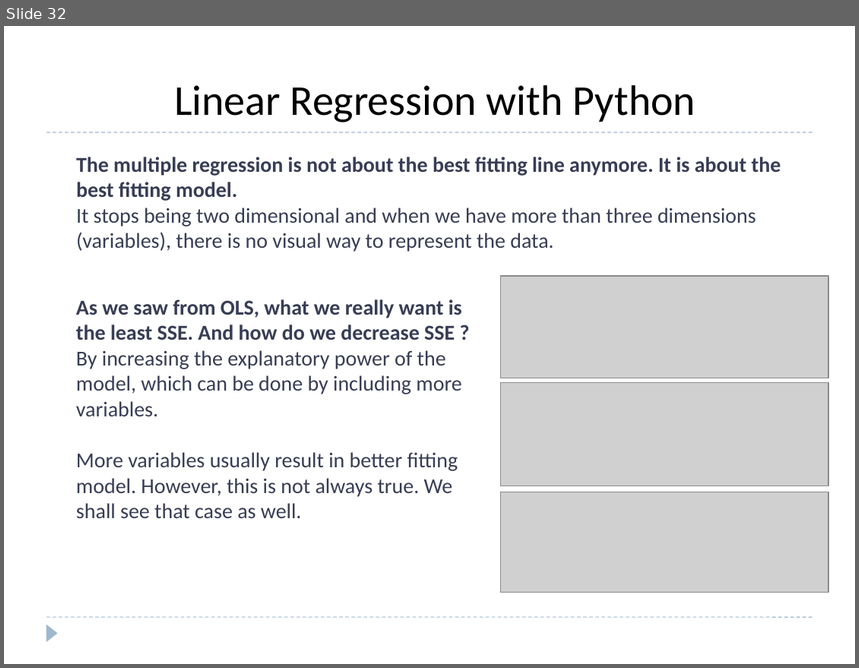
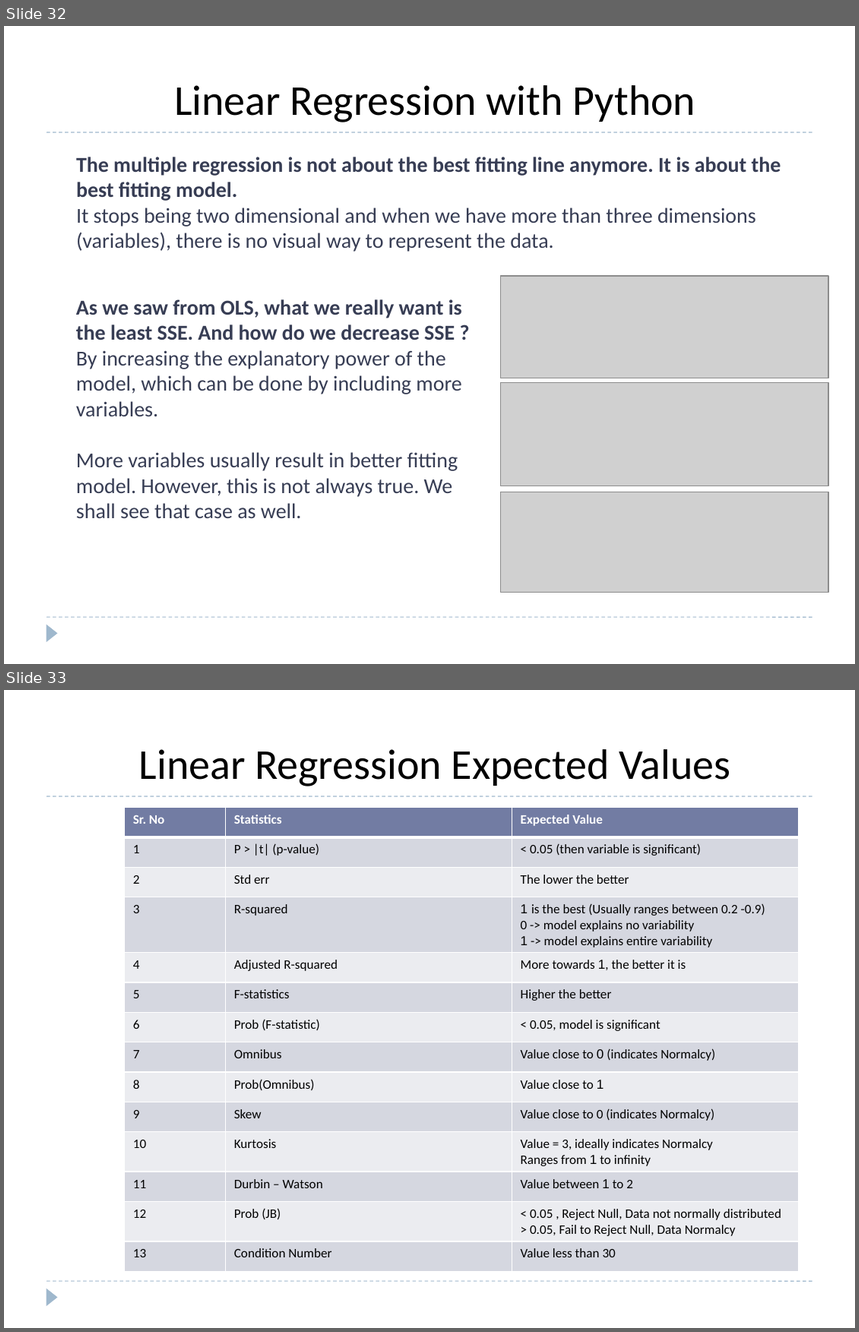
Before and after one commit to roushanprasad/DataScience_ML, a slide deck: Machine-Learning/4.2 Linear-Regression/4.2.1-Linear-Regression.pptx. Shown one above the other, each under a label of ours: slide 32 before the commit, slides 32 and 33 after it. The pictures are 859x668 and 859x1332 pixels, drawn with LibreOffice and Linux fonts; fonts in the diff are those of the drawing; grey boxes stand for pictures. Boxes give left, top, right and bottom in pixels: in the first picture for what was removed or moved away, otherwise in the second. Text is boxed around its words. In the diff, an @@ line names an element or a change of style, - is before the commit and + after.

Commit message:
Added the table for all expected values of Stats for Linear Regression in stats model summary table

```diff
--- a/Machine-Learning/4.2 Linear-Regression/4.2.1-Linear-Regression.pptx
+++ b/Machine-Learning/4.2 Linear-Regression/4.2.1-Linear-Regression.pptx
@@ slide 33 added at [4, 690, 855, 1328], background #FFFFFF; not listed: 3 template elements that a slide beside it also shows @@
@@ text added at [139, 749, 731, 787], 36 pt, text #000000 @@
+Linear Regression Expected Values
@@ table added at [125, 808, 798, 1271], 14 rows, 3 columns @@
+Sr. No | Statistics | Expected Value
+1 | P > |t| (p-value) | < 0.05 (then variable is significant)
+2 | Std err | The lower the better
+3 | R-squared | 1 is the best (Usually ranges between 0.2 -0.9) / 0 -> model explains no variability / 1 -> model explains entire variability
+4 | Adjusted R-squared | More towards 1, the better it is
+5 | F-statistics | Higher the better
+6 | Prob (F-statistic) | < 0.05, model is significant
+7 | Omnibus | Value close to 0 (indicates Normalcy)
+8 | Prob(Omnibus) | Value close to 1
+9 | Skew | Value close to 0 (indicates Normalcy)
+10 | Kurtosis | Value = 3, ideally indicates Normalcy / Ranges from 1 to infinity
+11 | Durbin – Watson | Value between 1 to 2
+12 | Prob (JB) | < 0.05 , Reject Null, Data not normally distributed / > 0.05, Fail to Reject Null, Data Normalcy
+13 | Condition Number | Value less than 30
```
Also in this commit, not shown: 2 slides changed, 1 other file.
